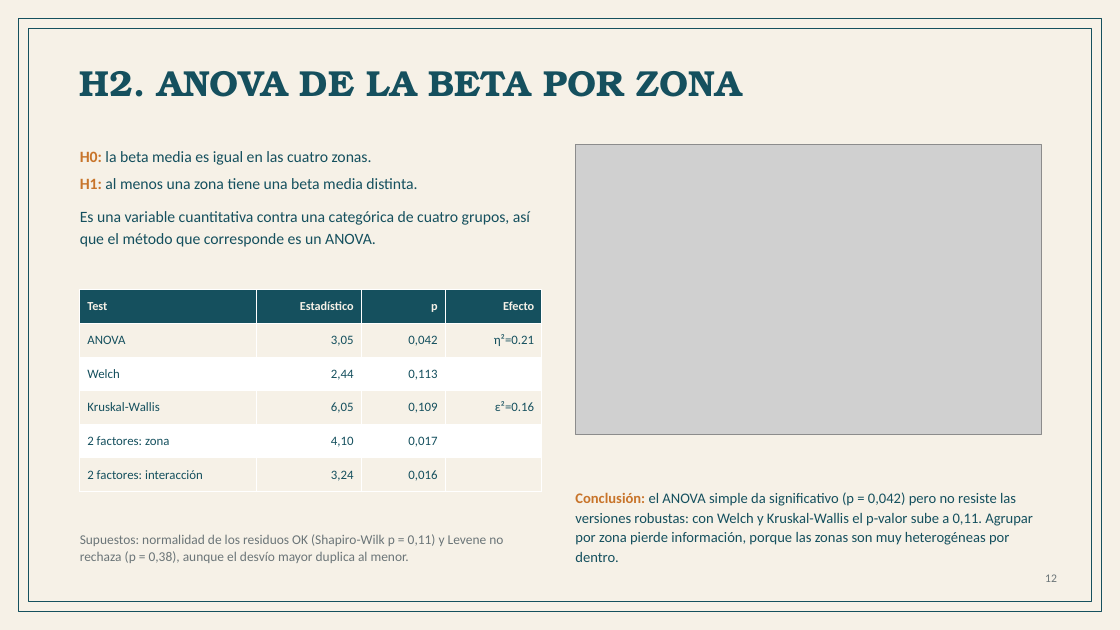
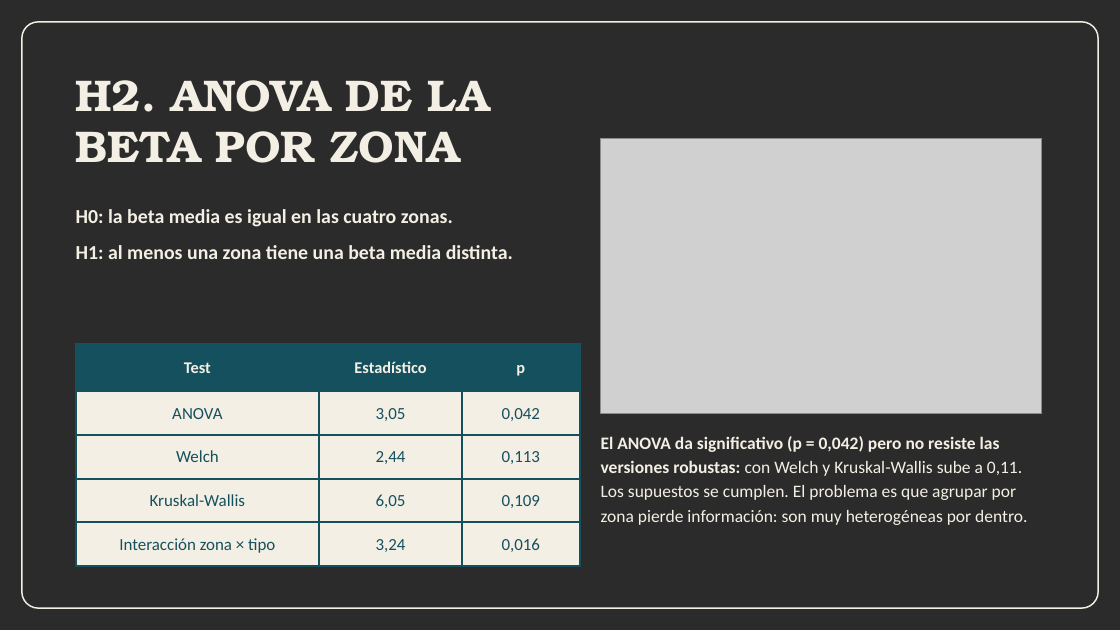
Before and after one commit to n4chogarcia-eng/tp_alquileres_caba, a slide deck: slide 13 of TP_instancia2_alquileres_CABA.pptx. Drawn at 1120x630 pixels with LibreOffice and Linux fonts; fonts in the diff are those of the drawing; grey boxes stand for pictures; background and template pictures are left out; a plain dark background stands for a picture behind light text. Boxes give left, top, right and bottom in pixels: in the first picture for what was removed or moved away, otherwise in the second. Text is boxed around its words. In the diff, an @@ line names an element or a change of style, - is before the commit and + after.

```diff
--- a/TP_instancia2_alquileres_CABA.pptx
+++ b/TP_instancia2_alquileres_CABA.pptx
@@ background #FFFFFF to picture (left out) @@
@@ rectangle removed at [0,0,1120,630] @@
@@ rounded rectangle: place and size @@
-rounded rectangle at [18,18,1102,612]
+rounded rectangle at [22,22,1098,608]
@@ rounded rectangle at [22,22,1098,608]: rectangle to rounded rectangle; outline #15505E 1 pt to #F4EFE4 1.25 pt @@
@@ rectangle removed at [29,29,1091,602] @@
@@ text "H2. ANOVA DE LA BETA ...": place and size @@
-text "H2. ANOVA DE LA BETA ..." at [80,71,741,97]
+text "H2. ANOVA DE LA BETA ..." at [76,80,490,163]
@@ text "H2. ANOVA DE LA BETA ..." at [76,80,490,163]: size 31 to 38 pt, text colour #15505E to #F4EFE4; line spacing 0.98 to 0.95 @@
@@ picture: place and size @@
-picture at [576,145,1042,434]
+picture at [601,139,1042,413]
@@ text "H0: la beta media es ...": place and size @@
-text "H0: la beta media es ..." at [80,151,530,247]
+text "H0: la beta media es ..." at [76,209,513,259]
@@ text "H0: la beta media es ..." at [76,209,513,259]: size 13.5 to 17 pt, text colour #15505E to #F4EFE4, bold on; text colour #C8742A to #F4EFE4 in "H0:", "H1:"; line spacing 1.12 to 1.1; more space between paragraphs; less space between paragraphs @@
@@ text at [80,211,530,247]: paragraph removed @@
-Es una variable cuantitativa contra una categórica de cuatro grupos, así que el método que corresponde es un ANOVA.
@@ table at [76,344,580,566] @@
-Test | Estadístico | p | Efecto
-ANOVA | 3,05 | 0,042 | η²=0.21
-Welch | 2,44 | 0,113 | 
-Kruskal-Wallis | 6,05 | 0,109 | ε²=0.16
-2 factores: zona | 4,10 | 0,017 | 
-2 factores: interacción | 3,24 | 0,016 | 
+Test | Estadístico | p
+ANOVA | 3,05 | 0,042
+Welch | 2,44 | 0,113
+Kruskal-Wallis | 6,05 | 0,109
+Interacción zona × tipo | 3,24 | 0,016
@@ table: place and size @@
-table at [80,290,542,492]
+table at [76,344,580,566]
@@ text at [601,436,1027,525]: text changed; size 12.5 to 15 pt; text colour #15505E to #F4EFE4 @@
-Conclusión: el ANOVA simple da significativo (p = 0,042) pero no resiste las versiones robustas: con Welch y Kruskal-Wallis el p-valor sube a 0,11. Agrupar por zona pierde información, porque las zonas son muy heterogéneas por dentro.
+El ANOVA da significativo (p = 0,042) pero no resiste las versiones robustas: con Welch y Kruskal-Wallis sube a 0,11. Los supuestos se cumplen. El problema es que agrupar por zona pierde información: son muy heterogéneas por dentro.
@@ text removed at [80,534,503,563] @@
-Supuestos: normalidad de los residuos OK (Shapiro-Wilk p = 0,11) y Levene no rechaza (p = 0,38), aunque el desvío mayor duplica al menor.
@@ text removed at [1045,574,1057,582] @@
-12
```
Also in this commit, not shown: 13 other slides changed, 2 slides added, 2 slides removed, 5 other files.
